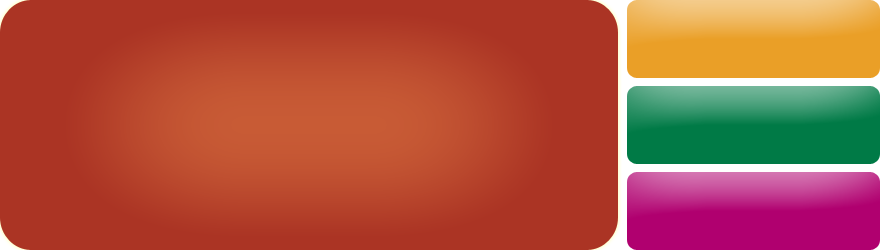
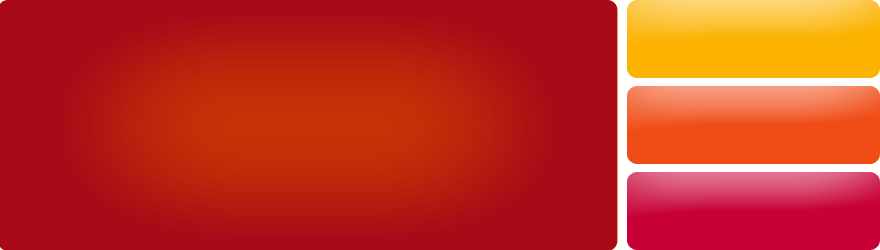
Layers edited between the first and the second 880x250 image:
added layer "ickle corners" above "Small bottom" over [0, 0, 618, 250]
painted on "Small bottom" over [627, 172, 880, 250]
hid "Big square", painted on it over [0, 0, 618, 250]
painted on "Shape 1 copy" over [627, 86, 880, 164]
painted on "Shape 1" over [627, 0, 880, 78]
